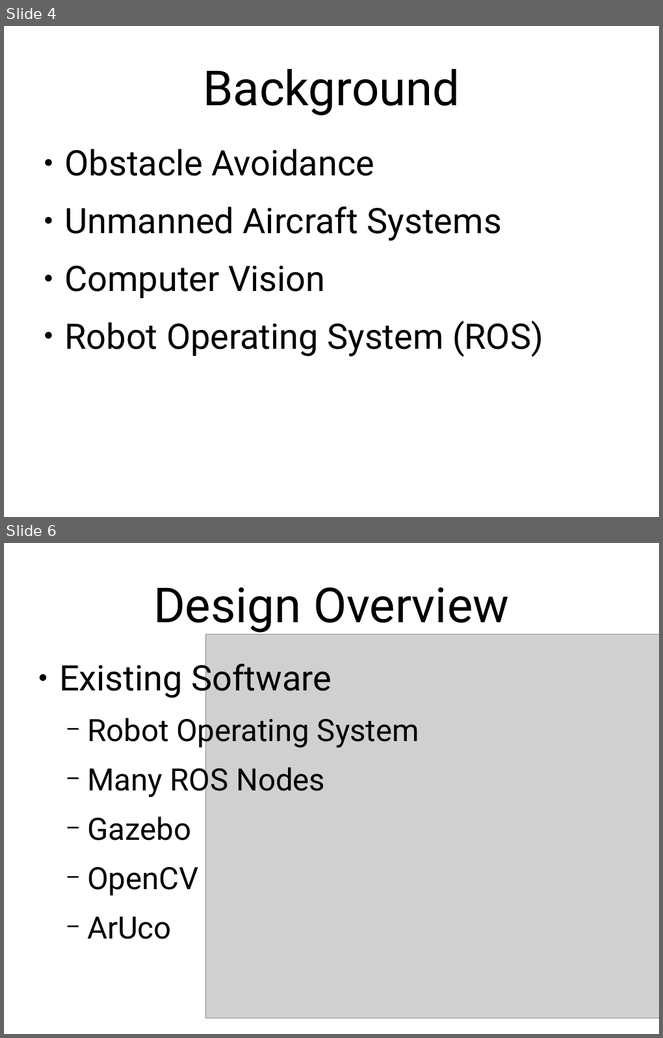
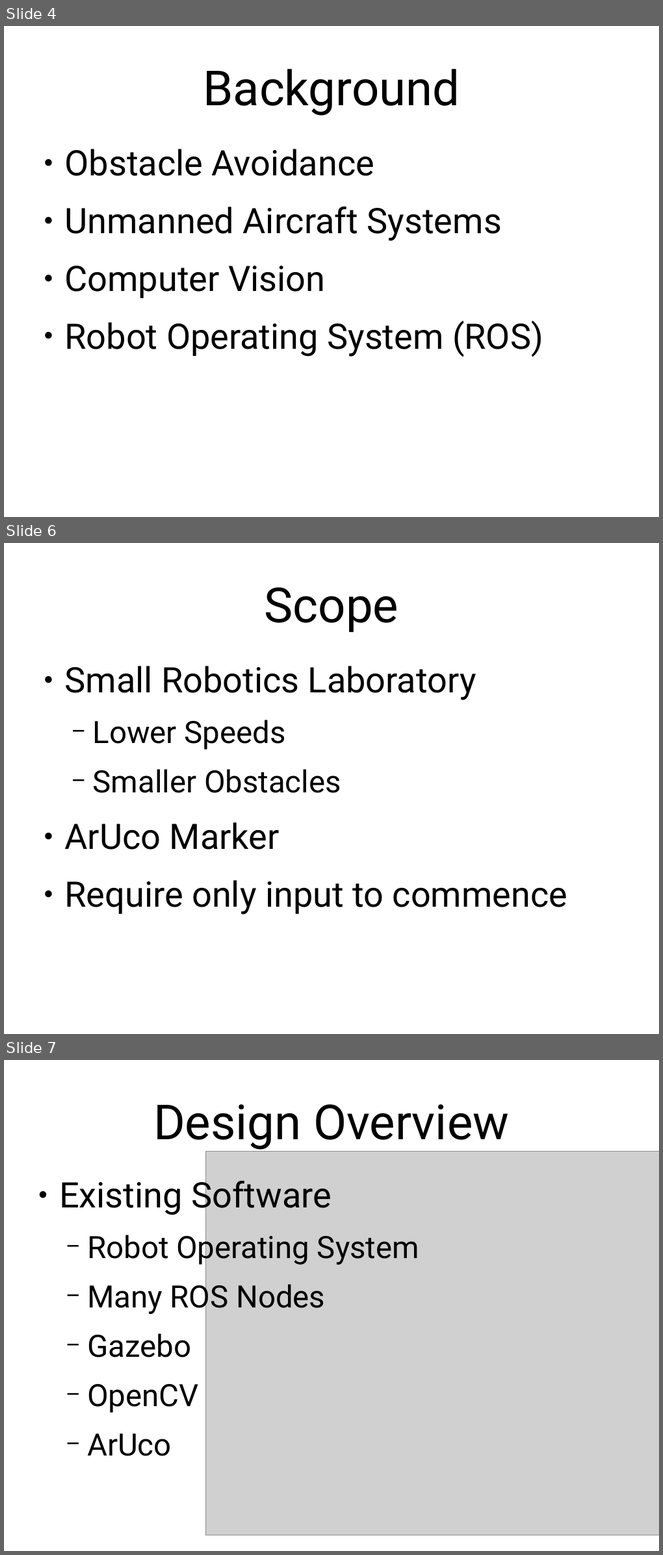
Before and after one commit to navh/coatimunde, a slide deck: Data Item Deliverables/DesignOverview.odp. Shown one above the other, each under a label of ours: slides 4 and 6 before the commit, slides 4, 6 and 7 after it; the slides between them are not shown. The pictures are 663x1038 and 663x1555 pixels, drawn with LibreOffice and Linux fonts; fonts in the diff are those of the drawing; grey boxes stand for pictures. Boxes give left, top, right and bottom in pixels: in the first picture for what was removed or moved away, otherwise in the second. Text is boxed around its words. In the diff, an @@ line names an element or a change of style, - is before the commit and + after.

Commit message:
added the scope slide

```diff
--- a/Data Item Deliverables/DesignOverview.odp
+++ b/Data Item Deliverables/DesignOverview.odp
@@ slide 6 added at (x1=4, y1=543, x2=659, y2=1034), background #FFFFFF @@
@@ title added at (x1=265, y1=587, x2=399, y2=632), 58.6 pt, text #000000 @@
+Scope
@@ text added at (x1=65, y1=666, x2=568, y2=915), 42.6 pt, text #000000 @@
+● Small Robotics Laboratory
+  − Lower Speeds
+  − Smaller Obstacles
+● ArUco Marker
+● Require only input to commence
@@ what was slide 6 is now slide 7 @@
```
Also in this commit, not shown: 2 slides changed.
